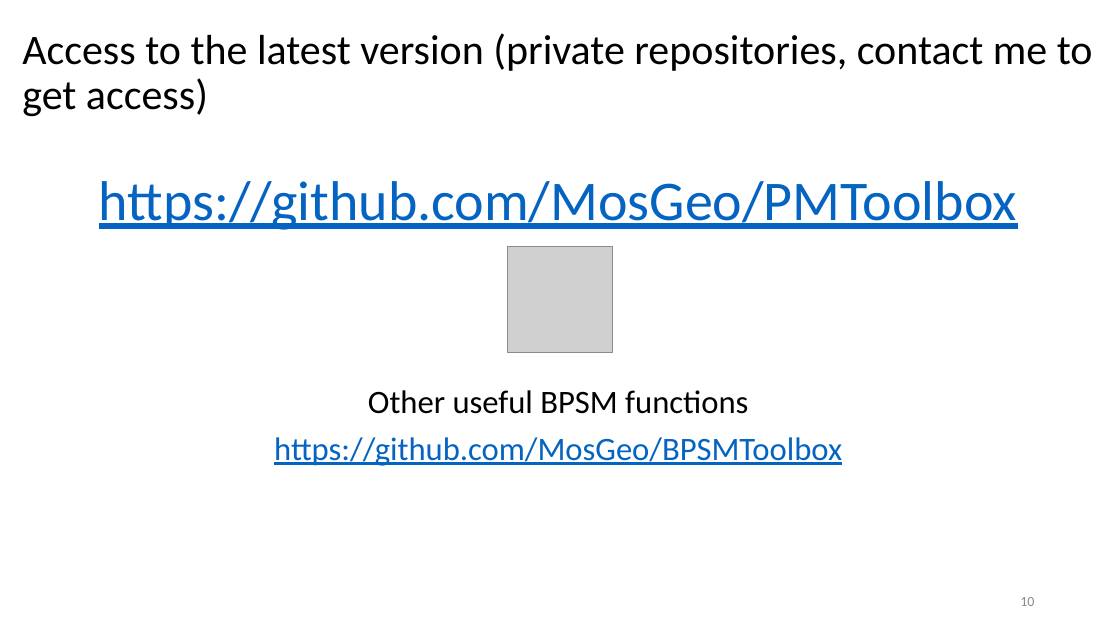
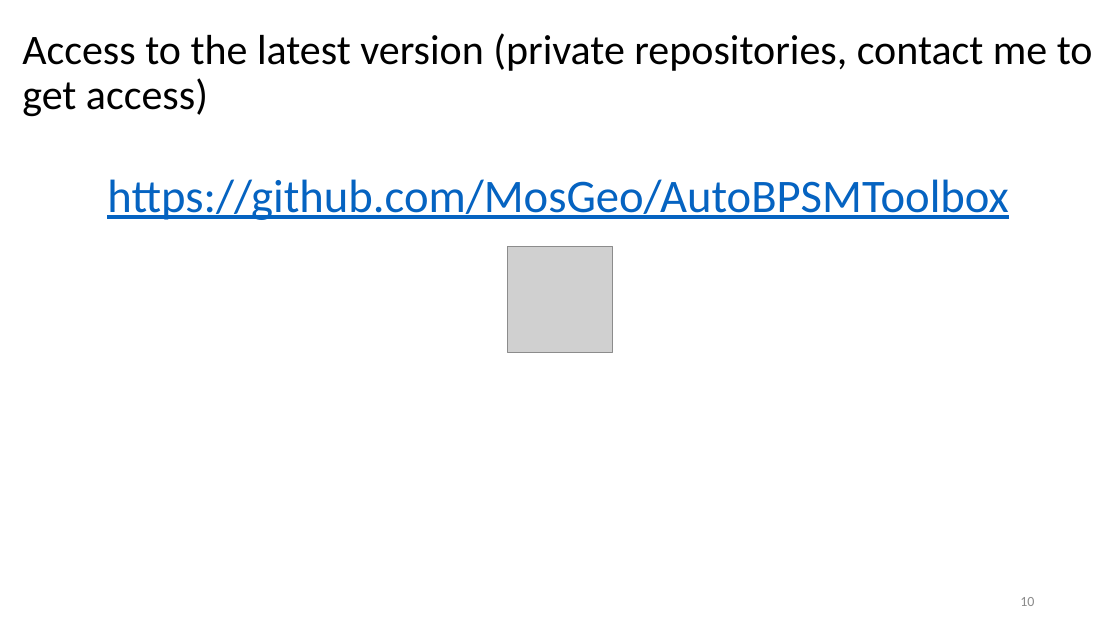
Before and after one commit to MosGeo/BPSMAutoToolbox, a slide deck: slide 10 of Workshop/19.01.23 PM Toolbox Workshop.pptx. Drawn at 1120x630 pixels with LibreOffice and Linux fonts; fonts in the diff are those of the drawing; grey boxes stand for pictures; background and template pictures are left out. Boxes give left, top, right and bottom in pixels: in the first picture for what was removed or moved away, otherwise in the second. Text is boxed around its words. In the diff, an @@ line names an element or a change of style, - is before the commit and + after.

```diff
--- a/Workshop/19.01.23 PM Toolbox Workshop.pptx
+++ b/Workshop/19.01.23 PM Toolbox Workshop.pptx
@@ text at [107,179,1008,220]: text changed; size 28 to 40 pt @@
-https://github.com/MosGeo/PMToolbox
-Other useful BPSM functions
-https://github.com/MosGeo/BPSMToolbox
+https://github.com/MosGeo/AutoBPSMToolbox
```
Also in this commit, not shown: 4 other slides changed, 1 other file.
